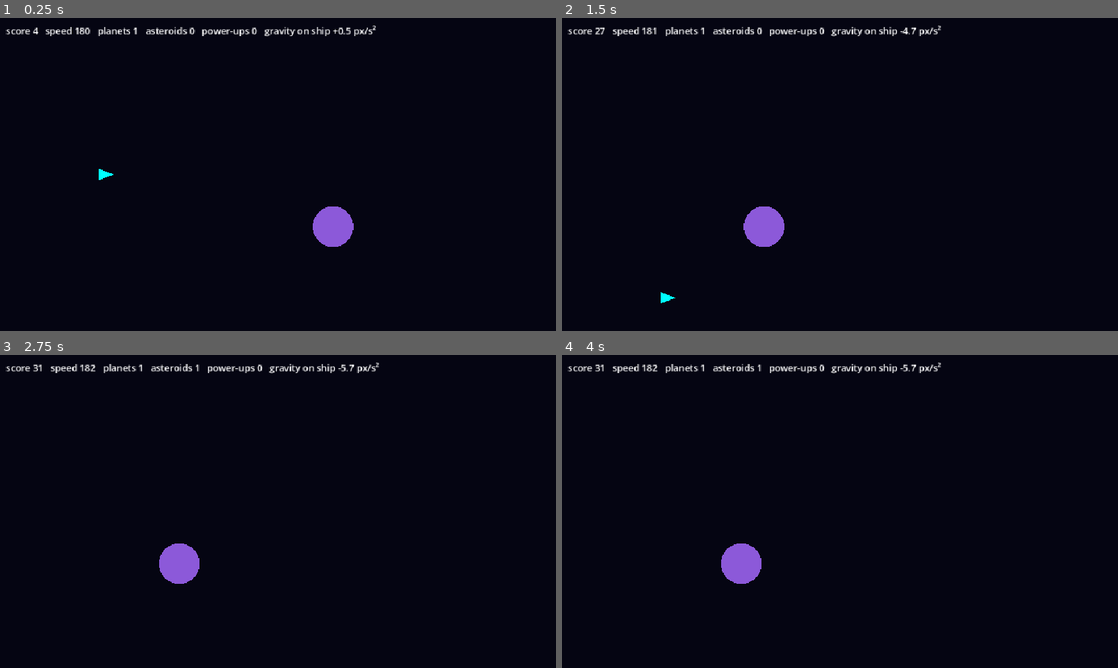
Above: before the commit, frames 1-4 (two rows, left to right).
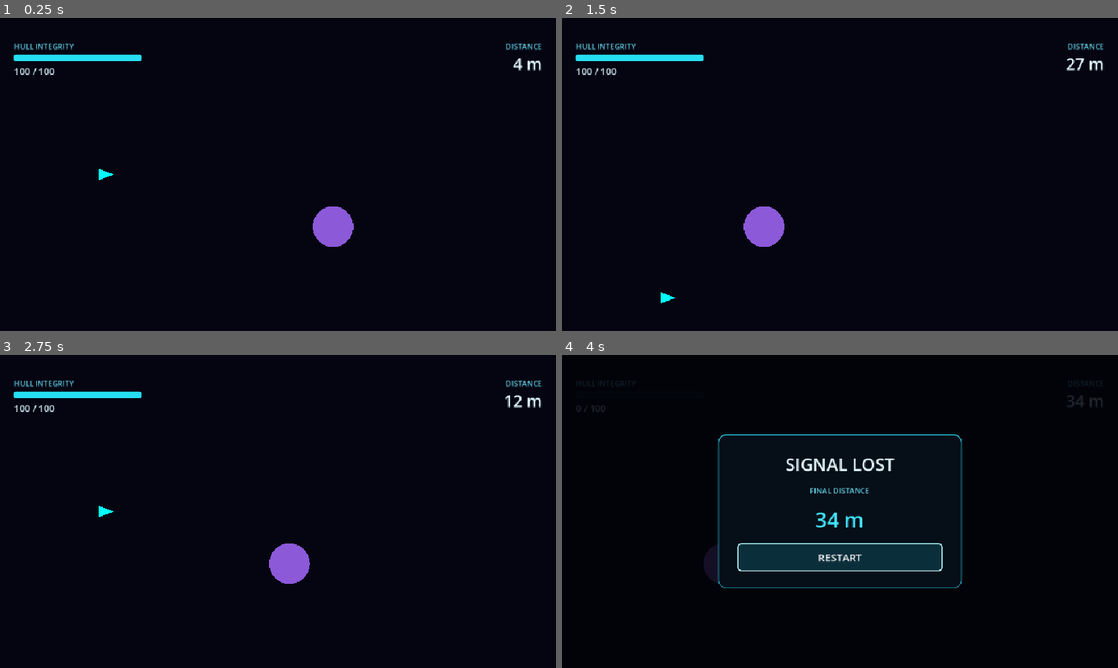
Above: after the commit, the same moments.

Repository: EzaanSaeed/OrbitBreaker
Game: Godot game, scene res://scenes/main.tscn
The game is run twice, just before and just after one commit, with the same random seed, the same clock (stepped at 60 frames per second) and the same inputs.
Inputs (mouse positions are in pixels of both pictures, inside the frame that each line leads up to):
- Up to frame 1 (0.25 s): no input
- Up to frame 2 (1.5 s): move the mouse to (962, 158) at 0.52 s; hold S (thrust_down) from 0.53 s (still down); tap I at 0.6, 1.35 s; click (962, 158) at 0.67 s; move the mouse to (728, 190) at 1.27 s
- Up to frame 3 (2.75 s): release S (thrust_down) at 2 s; click (278, 558) at 2 s, where only the run after the commit has a clickable "RESTART"
- Up to frame 4 (4 s): move the mouse to (895, 442) at 2.77 s; hold S (thrust_down) from 2.78 s (still down); tap I at 2.85, 3.6 s; move the mouse to (812, 574) at 3.52 s; click (812, 574) at 3.67 s

The runs differ from the first frame. In frame 1, 1.7% of the frame differs, in the area x 1-98%, y 2-19%; in frame 2, 1.7%; in frame 3, 3.3%; in frame 4, 6.1%, in the area x 1-98%, y 2-75%.

Commit message:
feat: wire HUD and booster scenes into Main
- main.tscn: add HUD instance (GameController.hud), assign HealthBooster
  and ThrusterBooster scenes on World so power-ups spawn, remove the
  temporary DebugLabel
- game_controller.gd: drop the debug-label export and readout
- docs: update file states, main scene tree, resolved collision owner

Co-Authored-By: Claude Opus 5.5 <noreply@anthropic.com>

Diff:
--- a/scenes/main.tscn
+++ b/scenes/main.tscn
@@ -4,16 +4,21 @@
 [ext_resource type="Script" uid="uid://h4qrra7j4a5u" path="res://scripts/world.gd" id="2_tefeu"]
 [ext_resource type="PackedScene" path="res://scenes/planet.tscn" id="3_o6xl0"]
 [ext_resource type="PackedScene" uid="uid://chwteiu1ea47r" path="res://scenes/player.tscn" id="5_85g3d"]
+[ext_resource type="PackedScene" uid="uid://cxbubvv5jamg" path="res://scenes/hud.tscn" id="6_hud"]
+[ext_resource type="PackedScene" path="res://scenes/health_booster.tscn" id="7_hboost"]
+[ext_resource type="PackedScene" path="res://scenes/thruster_booster.tscn" id="8_tboost"]
 
-[node name="Main" type="Node2D" unique_id=1538353141 node_paths=PackedStringArray("world", "player", "debug_label")]
+[node name="Main" type="Node2D" unique_id=1538353141 node_paths=PackedStringArray("world", "player", "hud")]
 script = ExtResource("1_tbgi4")
 world = NodePath("World")
 player = NodePath("Player")
-debug_label = NodePath("DebugLabel")
+hud = NodePath("HUD")
 
 [node name="World" type="Node2D" parent="." unique_id=2068908855]
 script = ExtResource("2_tefeu")
 planet_scene = ExtResource("3_o6xl0")
+health_booster_scene = ExtResource("7_hboost")
+thruster_booster_scene = ExtResource("8_tboost")
 
 [node name="TestPlanet" parent="World" unique_id=759353032 instance=ExtResource("3_o6xl0")]
 position = Vector2(620, 360)
@@ -21,8 +26,4 @@
 [node name="Player" parent="." unique_id=488482243 instance=ExtResource("5_85g3d")]
 position = Vector2(180, 270)
 
-[node name="DebugLabel" type="Label" parent="." unique_id=1203309656]
-offset_left = 10.0
-offset_top = 10.0
-offset_right = 10.0
-offset_bottom = 10.0
+[node name="HUD" parent="." unique_id=1203309656 instance=ExtResource("6_hud")]
--- a/scripts/game_controller.gd
+++ b/scripts/game_controller.gd
@@ -26,18 +26,15 @@
 ## Turn off to test against hand-placed planets only.
 @export var spawning_enabled: bool = true
 
-## Wired in main.tscn. player and hud may be null until Developer B's scenes land.
+## Wired in main.tscn.
 @export var world: World
 @export var player: Spaceship
 @export var hud: HUD
-## TEMPORARY: on-screen readout for testing until the HUD exists. Delete with the node.
-@export var debug_label: Label
 
 var game_state: GameState = GameState.RUNNING
 var distance_score: float = 0.0
 var scroll_speed: float = 0.0
 
-var _last_gravity: float = 0.0
 
 
 func _ready() -> void:
@@ -62,23 +59,12 @@
 	if spawning_enabled:
 		world.update_spawning(delta)
 	if player != null and player.is_alive:
-		_last_gravity = world.get_total_gravity_at(player.global_position)
-		player.apply_gravity(_last_gravity)
+		player.apply_gravity(world.get_total_gravity_at(player.global_position))
 	update_score(delta)
 	update_difficulty(delta)
 	check_boundaries()
 	if hud != null:
 		hud.update_score(get_display_score())
-	_update_debug_label()
-	# Collision handling (planet/asteroid/power-up) is still to be agreed — see docs/domain-model.md.
-
-
-func _update_debug_label() -> void:
-	if debug_label == null:
-		return
-	debug_label.text = "score %d   speed %.0f   planets %d   asteroids %d   power-ups %d   gravity on ship %+.1f px/s²" % [
-		get_display_score(), scroll_speed, world.active_planets.size(),
-		world.active_asteroids.size(), world.active_powerups.size(), _last_gravity]
 
 
 ## Advance distance. Has no effect once the run is over.
Not shown, changed: docs/domain-model.md
